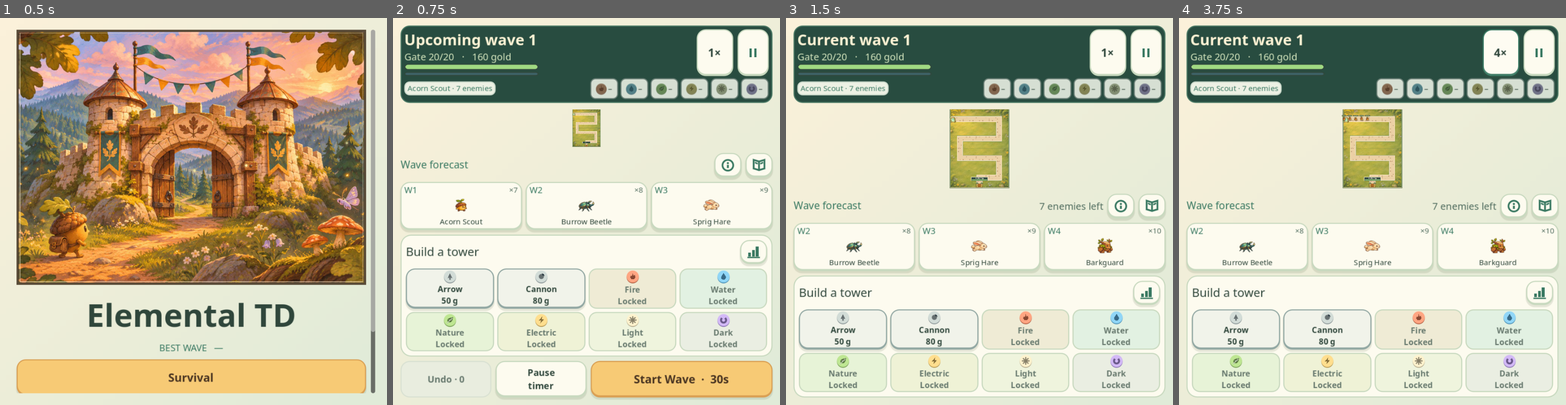
Above: before the commit, frames 1-4 (left to right).
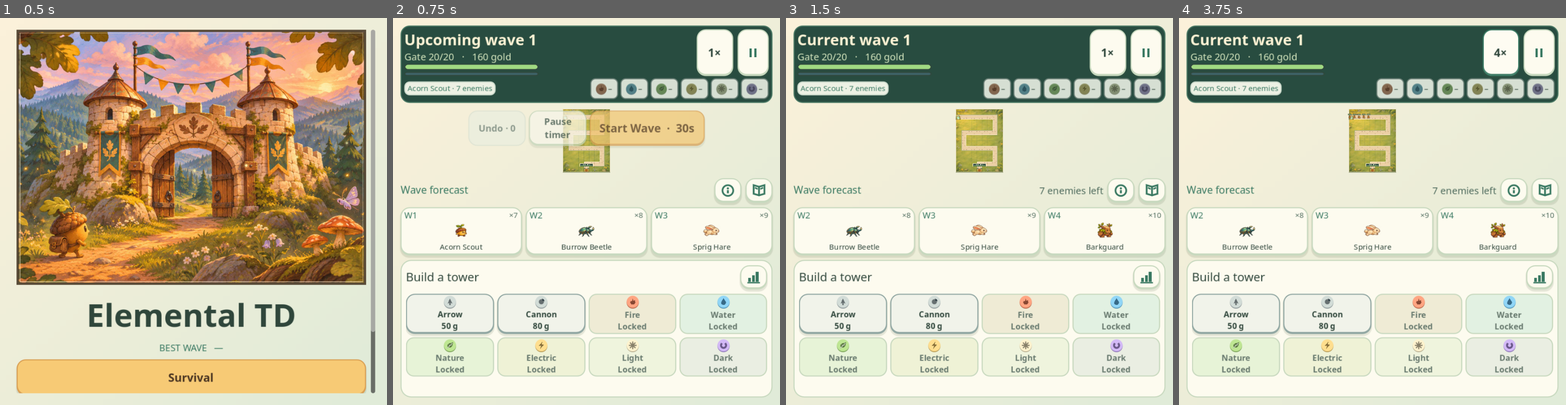
Above: after the commit, the same moments.

Repository: Fiskerik/fusionTD
Game: Godot game, scene res://scenes/main_menu.tscn
Two runs of this game, one before a commit and one after it. Both use one fixed random seed, a clock stepped at 60 frames per second and the inputs below.
Inputs:
- Up to frame 1 (0.5 s): no input
- Up to frame 2 (0.75 s): click "Survival" at 0.5 s
- Up to frame 3 (1.5 s): click "Start Wave · 30s" at 1.25 s
- Up to frame 4 (3.75 s): click "1×" at 2 s; click "2×" at 2.75 s; click "3×" at 3.5 s

Frame 1 is identical in both runs. In frame 2, 25% of the frame differs, in the area x 1-99%, y 23-99%; in frame 3, 17%; in frame 4, 17%.

Commit message:
Update iOS build toolchain and stabilize mobile board

Diff:
--- a/scripts/ui/game_screen.gd
+++ b/scripts/ui/game_screen.gd
@@ -18,6 +18,7 @@
 var preview_row: HBoxContainer
 var info: Label
 var inspector_panel: PanelContainer
+var inspector_scroll: ScrollContainer
 var inspector_portrait: UIKit.TowerPortrait
 var tower_metrics: Label
 var tower_composition: HBoxContainer
@@ -40,7 +41,7 @@
 var action_buttons: Dictionary = {}
 var overlay_actions: Dictionary = {}
 var last_gold: int = -1
-var footer: HBoxContainer
+var round_controls: HBoxContainer
 var start_button: Button
 var timer_button: Button
 var fuse_button: Button
@@ -180,9 +181,13 @@
 	element_status = UIKit.row(4)
 	ribbon.add_child(element_status)
 
+	var play_area := Control.new()
+	play_area.size_flags_vertical = Control.SIZE_EXPAND_FILL
+	play_area.mouse_filter = Control.MOUSE_FILTER_IGNORE
+	stack.add_child(play_area)
 	var play: BoxContainer = UIKit.row(14) if wide else UIKit.column(8)
-	play.size_flags_vertical = Control.SIZE_EXPAND_FILL
-	stack.add_child(play)
+	play_area.add_child(play)
+	play.set_anchors_and_offsets_preset(Control.PRESET_FULL_RECT)
 	if field == null:
 		field = BattlefieldView.new()
 		field.sim = sim
@@ -216,6 +221,7 @@
 	dock.add_child(preview_row)
 	inspector_panel = PanelContainer.new()
 	inspector_panel.add_theme_stylebox_override("panel", UIKit.style(UIKit.SURFACE, UIKit.BORDER, 19, 10))
+	inspector_panel.custom_minimum_size.y = 256
 	dock.add_child(inspector_panel)
 	var panel_layout: VBoxContainer = UIKit.column(4)
 	inspector_panel.add_child(panel_layout)
@@ -240,24 +246,32 @@
 	inspector_heading.add_child(UIKit.icon_button("chart", "Top 5 damage", _show_leaderboard))
 	detail_button = UIKit.icon_button("info", DataDB.text("tower_details"), _show_inspector_details)
 	inspector_heading.add_child(detail_button)
+	inspector_scroll = ScrollContainer.new()
+	inspector_scroll.horizontal_scroll_mode = ScrollContainer.SCROLL_MODE_DISABLED
+	inspector_scroll.size_flags_vertical = Control.SIZE_EXPAND_FILL
+	inspector_scroll.follow_focus = true
+	panel_layout.add_child(inspector_scroll)
+	var inspector_content: VBoxContainer = UIKit.column(4)
+	inspector_content.size_flags_horizontal = Control.SIZE_EXPAND_FILL
+	inspector_scroll.add_child(inspector_content)
 	tower_composition = UIKit.row(3)
-	panel_layout.add_child(tower_composition)
+	inspector_content.add_child(tower_composition)
 	tower_metrics = UIKit.label("", 18, UIKit.MINT)
 	tower_metrics.text_overrun_behavior = TextServer.OVERRUN_TRIM_ELLIPSIS
-	panel_layout.add_child(tower_metrics)
+	inspector_content.add_child(tower_metrics)
 	tower_effects = UIKit.row(4)
 	tower_effects.mouse_filter = Control.MOUSE_FILTER_STOP
-	panel_layout.add_child(tower_effects)
+	inspector_content.add_child(tower_effects)
 	tower_history = UIKit.label("", 16, UIKit.MINT)
-	panel_layout.add_child(tower_history)
+	inspector_content.add_child(tower_history)
 	tower_comparison = UIKit.row(6)
-	panel_layout.add_child(tower_comparison)
+	inspector_content.add_child(tower_comparison)
 	site_actions = GridContainer.new()
 	site_actions.columns = 3
 	site_actions.add_theme_constant_override("h_separation", 6)
 	site_actions.add_theme_constant_override("v_separation", 6)
 	site_actions.size_flags_horizontal = Control.SIZE_EXPAND_FILL
-	panel_layout.add_child(site_actions)
+	inspector_content.add_child(site_actions)
 	tower_toolbar = UIKit.row(6)
 	panel_layout.add_child(tower_toolbar)
 	upgrade_button = UIKit.button("", _upgrade_pressed, false, 53)
@@ -280,8 +294,15 @@
 	secondary_button.add_theme_font_size_override("font_size", 16)
 	tower_toolbar.add_child(secondary_button)
 
-	footer = UIKit.row(8)
-	dock.add_child(footer)
+	round_controls = UIKit.row(6)
+	round_controls.mouse_filter = Control.MOUSE_FILTER_IGNORE
+	round_controls.modulate.a = .70
+	play_area.add_child(round_controls)
+	round_controls.set_anchors_and_offsets_preset(Control.PRESET_CENTER_TOP)
+	round_controls.offset_left = -220
+	round_controls.offset_right = 220
+	round_controls.offset_top = 6
+	round_controls.offset_bottom = 60
 	_refresh()
 
 func _process(delta: float) -> void:
@@ -387,31 +408,31 @@
 			var action: Dictionary = {"type": "fuse", "slot_a": fuse_origin, "slot_b": slot}
 			if sim.describe(action, true).ok:
 				field.partners.append(slot)
-	UIKit.clear(footer)
+	UIKit.clear(round_controls)
 	start_button = null
 	timer_button = null
 	var building: bool = sim.state.phase == "build"
 	inspector_panel.visible = sim.state.phase != "game_over"
-	footer.visible = building
+	round_controls.visible = building
 	if building:
-		var undo: Button = UIKit.button(DataDB.text("undo") % sim.undo_stack.size(), _apply.bind({"type": "undo"}), false, 68)
+		var undo: Button = UIKit.button(DataDB.text("undo") % sim.undo_stack.size(), _apply.bind({"type": "undo"}), false, 54)
 		undo.add_theme_font_size_override("font_size", 17)
 		undo.disabled = sim.undo_stack.is_empty()
 		undo.tooltip_text = sim.describe({"type": "undo"}).reason
-		footer.add_child(undo)
+		round_controls.add_child(undo)
 		var choose: bool = sim.state.selection_pending
 		if not choose and sim.state.trial.is_empty():
-			timer_button = UIKit.button("", _toggle_timer, false, 68)
+			timer_button = UIKit.button("", _toggle_timer, false, 54)
 			timer_button.name = "WaveTimer"
 			timer_button.toggle_mode = true
 			timer_button.tooltip_text = "Hold the countdown while you build. Start Wave still works."
 			timer_button.add_theme_font_size_override("font_size", 17)
-			footer.add_child(timer_button)
+			round_controls.add_child(timer_button)
 		var action: Callable = _show_selection if choose else _apply.bind({"type": "start_wave"})
 		var start_key: String = "choose_spirit" if choose else ("start_bonus" if not sim.state.trial.is_empty() else "start_wave")
-		start_button = UIKit.button(DataDB.text(start_key), action, true, 68)
+		start_button = UIKit.button(DataDB.text(start_key), action, true, 54)
 		start_button.size_flags_stretch_ratio = 2.0
-		footer.add_child(start_button)
+		round_controls.add_child(start_button)
 		_update_countdown()
 	_update_hud(true)
 	_render_wave_heading()
@@ -567,6 +588,7 @@
 		preview_row.add_child(chip)
 
 func _render_site() -> void:
+	inspector_scroll.scroll_vertical = 0
 	UIKit.clear(site_actions)
 	UIKit.clear(tower_composition)
 	UIKit.clear(tower_effects)
@@ -1380,6 +1402,8 @@
 func _render_upgrade(tower: Dictionary) -> void:
 	tower_metrics.hide()
 	tower_effects.hide()
+	tower_composition.hide()
+	tower_history.hide()
 	tower_comparison.show()
 	var future: Dictionary = tower.duplicate()
 	if TowerRules.can_socket_crystal(tower):
@@ -1415,7 +1439,7 @@
 
 	var profile_data: Dictionary = TowerRules.attack_profile(tower, sim.spirit_victories())
 	var reach: String = DataDB.text("whole_map") if is_inf(float(profile_data.range)) else TowerInspector.number(profile_data.range)
-	var damage: String = "Hit %s   ·   %s/s" % [TowerInspector.number(profile_data.damage), TowerInspector.number(profile_data.rate)]
+	var damage: String = "Dmg %s   ·   %s/s" % [TowerInspector.number(profile_data.damage), TowerInspector.number(profile_data.rate)]
 	if float(profile_data.rate) == 0.0:
 		damage = "Support aura"
 	column.add_child(UIKit.label(damage, font_size, heading, true))
--- a/tests/test_ui.gd
+++ b/tests/test_ui.gd
@@ -50,6 +50,9 @@
 	await runner.process_frame
 	await runner.process_frame
 	check(not game.wide)
+	check(game.round_controls.visible)
+	near(game.round_controls.modulate.a, .70)
+	var build_board: Rect2 = game.field.get_global_rect()
 	game._site_pressed("s1")
 	game._apply({"type": "build", "slot": "s1", "kind": "arrow"})
 	game._apply({"type": "start_wave"})
@@ -59,12 +62,15 @@
 	for frame: int in range(3):
 		await runner.process_frame
 	equal(game.sim.state.phase, "wave")
+	check(not game.round_controls.visible, "Round controls hide while the wave is underway")
+	equal(game.field.get_global_rect(), build_board, "Hiding the round controls does not resize the board")
 	check(int(game.sim.state.tick) >= 300)
 	check(game.field.size.y > 320, "Portrait assault keeps the battlefield visible (%s)" % game.field.size)
 	check(game.combat_status.size.x > 80, "The combat header uses available width")
 	check(not game.sim.state.mobs.is_empty(), "Live enemies are present in the visible battlefield")
 	check(game.field.aim_by_slot.has("s1"), "Tower aims at an enemy it fired at")
 	check(game.tower_metrics.text.contains("DMG 13") and game.tower_metrics.text.contains("RANGE 3.7"))
+	var battlefield_rect: Rect2 = game.field.get_global_rect()
 	var gold_before: int = game.sim.state.gold
 	var original_button: Rect2 = game.upgrade_button.get_global_rect()
 	_check_tower_toolbar(game)
@@ -72,6 +78,7 @@
 	await runner.process_frame
 	await runner.process_frame
 	equal(game.upgrade_button.get_global_rect(), original_button, "Confirm stays on the original Upgrade button")
+	equal(game.field.get_global_rect(), battlefield_rect, "Upgrade preview keeps the board in place")
 	equal(game.overlay_type, "", "Upgrade does not open a modal")
 	check(game.tower_comparison.visible)
 	equal(game.sim.state.gold, gold_before, "Upgrade preview is free")
@@ -79,10 +86,14 @@
 	for label: Label in game.tower_comparison.find_children("*", "Label", true, false):
 		panel_text.append(label.text)
 	check("Current · Lv 1" in panel_text and "After upgrade · Lv 2" in panel_text)
+	check("Dmg 13" in " ".join(panel_text))
 	game._apply({"type": "upgrade", "slot": "s1"})
 	check(game.tower_metrics.text.contains("DMG 20.8"), "The inspector updates after a live upgrade")
 	game._site_pressed("s2")
 	check(game.site_actions.get_child_count() > 0, "Build buttons appear on an open tile during combat")
+	await runner.process_frame
+	await runner.process_frame
+	equal(game.field.get_global_rect(), battlefield_rect, "Switching between the tower and build panels keeps the board in place")
 	var battlefield: BattlefieldView = game.field
 	game._show_pause()
 	check(game.paused)
Not shown, changed: codemagic.yaml
Not shown, changed: docs/IOS_EXPORT.md
